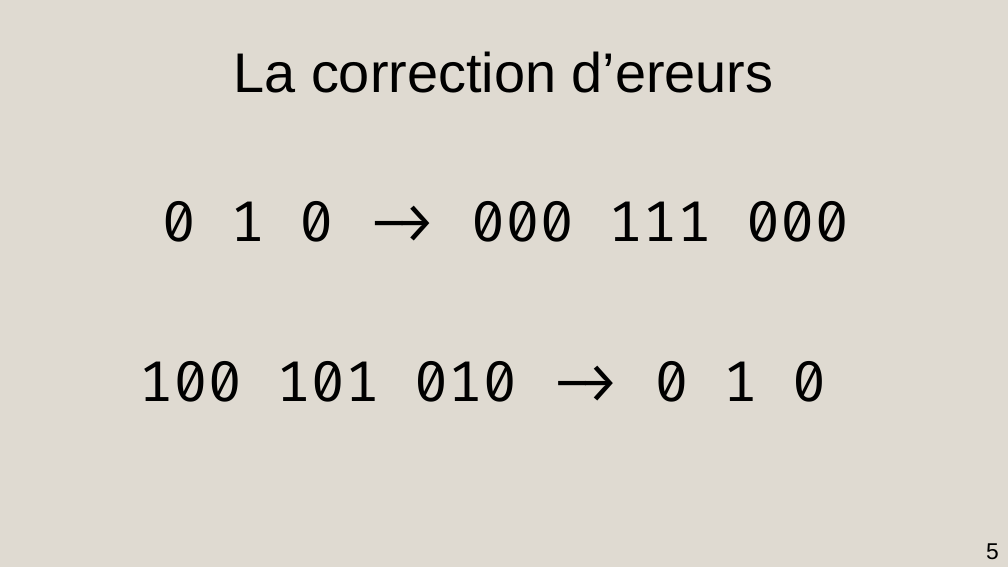
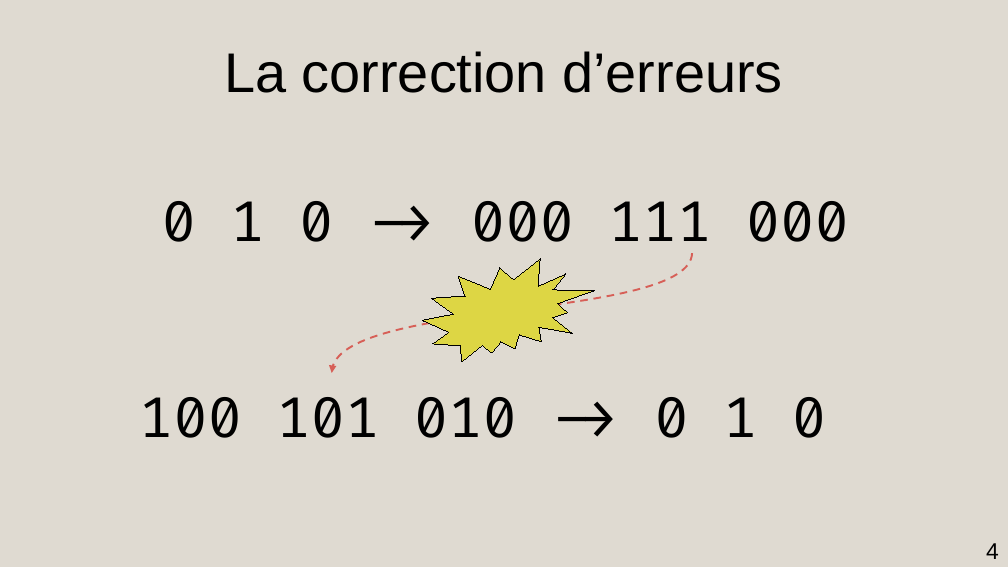
Before and after one commit to AmdaU/presentations, a slide deck: slide 4 of Seminaire/Seminaire.odp (slide 5 before the commit). Drawn at 1008x567 pixels with LibreOffice and Linux fonts; fonts in the diff are those of the drawing. Boxes give left, top, right and bottom in pixels: in the first picture for what was removed or moved away, otherwise in the second. Text is boxed around its words. In the diff, an @@ line names an element or a change of style, - is before the commit and + after.

```diff
--- a/Seminaire/Seminaire.odp
+++ b/Seminaire/Seminaire.odp
@@ title at (224,51,782,93): text changed @@
-La correction d’ereurs
+La correction d’erreurs
@@ freeform shape added at (332,253,692,373), outline #D75F57 1.5 pt dashed @@
@@ irregular seal added at (423,259,595,362), fill #DDD644, outline #000000 0 pt @@
@@ title "100 101 010 -> 0 ...": place and size @@
-title "100 101 010 -> 0 ..." at (139,361,826,402)
+title "100 101 010 -> 0 ..." at (139,397,826,438)
@@ page number at (986,543,999,559): text changed @@
-5
+4
```
Also in this commit, not shown: 12 other slides changed, 9 slides added, 5 slides removed, 24 other files.
